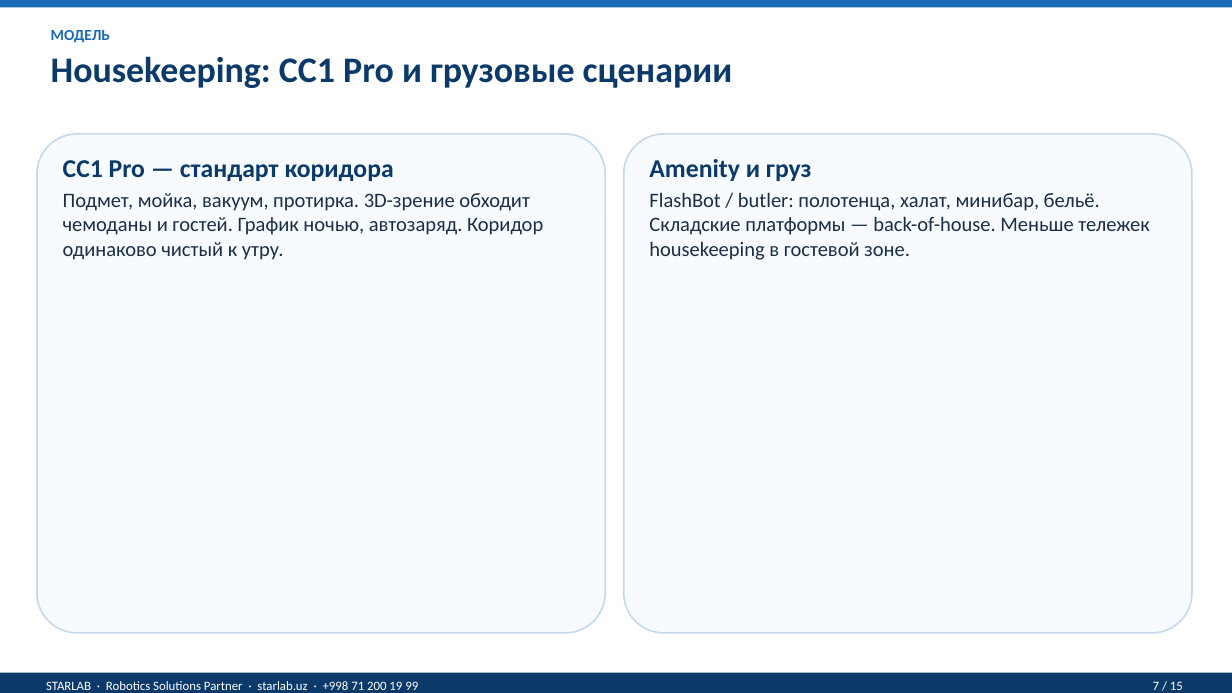
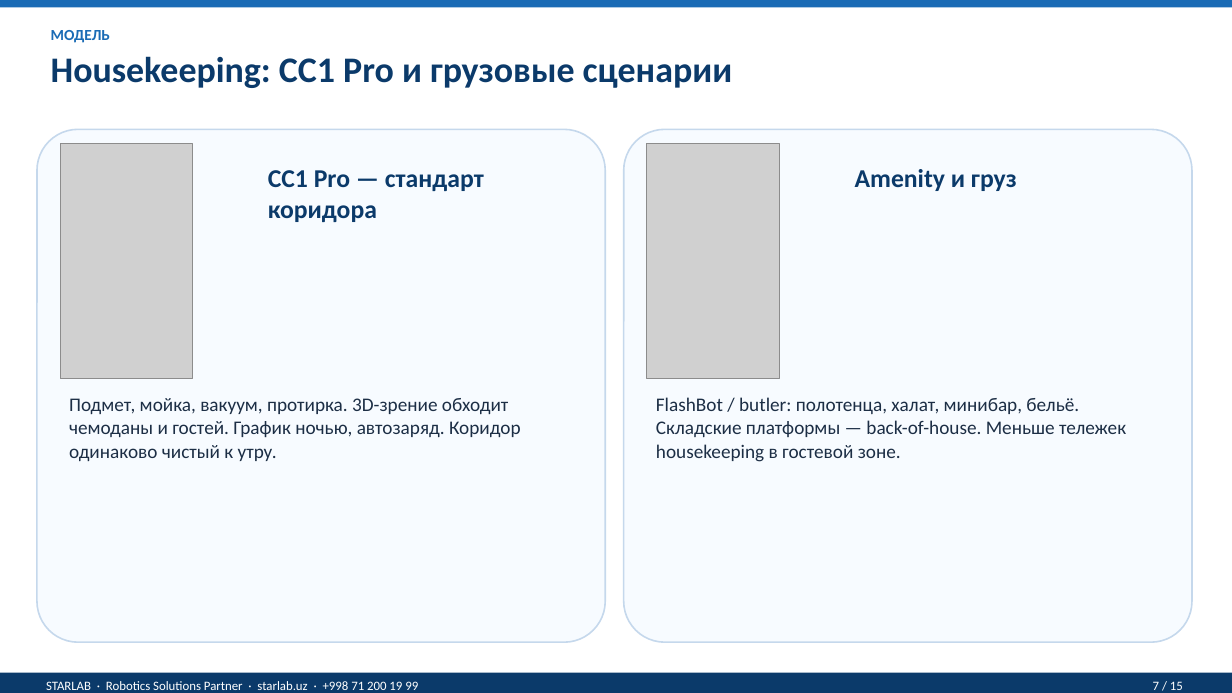
Before and after one commit to Musobek0809/moliya-bot, a slide deck: slide 7 of presentations/ROBOSANT_Mehmonxona_RU.pptx. Drawn at 1232x693 pixels with LibreOffice and Linux fonts; fonts in the diff are those of the drawing; grey boxes stand for pictures. Boxes give left, top, right and bottom in pixels: in the first picture for what was removed or moved away, otherwise in the second. Text is boxed around its words. In the diff, an @@ line names an element or a change of style, - is before the commit and + after.

```diff
--- a/presentations/ROBOSANT_Mehmonxona_RU.pptx
+++ b/presentations/ROBOSANT_Mehmonxona_RU.pptx
@@ rounded rectangle resized from (x1=37, y1=134, x2=605, y2=633) to (x1=37, y1=129, x2=605, y2=642) @@
@@ picture added at (x1=60, y1=143, x2=192, y2=379) @@
@@ rounded rectangle resized from (x1=624, y1=134, x2=1192, y2=633) to (x1=624, y1=129, x2=1192, y2=642) @@
@@ picture added at (x1=647, y1=143, x2=779, y2=379) @@
@@ text "CC1 Pro — стандарт коридора" rewrapped from (x1=63, y1=160, x2=394, y2=181) to (x1=268, y1=170, x2=484, y2=222) @@
@@ text "Amenity и груз" moved from (x1=649, y1=159, x2=812, y2=181) to (x1=855, y1=169, x2=1017, y2=191) @@
@@ text "Подмет, мойка, вакуум, протирка. 3D-зрение ..." moved from (x1=63, y1=193, x2=543, y2=260) to (x1=69, y1=398, x2=521, y2=461) @@
@@ text "Подмет, мойка, вакуум, протирка. 3D-зрение ..." at (x1=69, y1=398, x2=521, y2=461): size 16 to 15 pt @@
@@ text "FlashBot / butler: полотенца, халат, ..." at (x1=656, y1=397, x2=1126, y2=462): size 16 to 15 pt @@
@@ text "FlashBot / butler: полотенца, халат, ..." moved from (x1=649, y1=192, x2=1149, y2=260) to (x1=656, y1=397, x2=1126, y2=462) @@
```
Also in this commit, not shown: 6 other slides changed, 29 other files.
